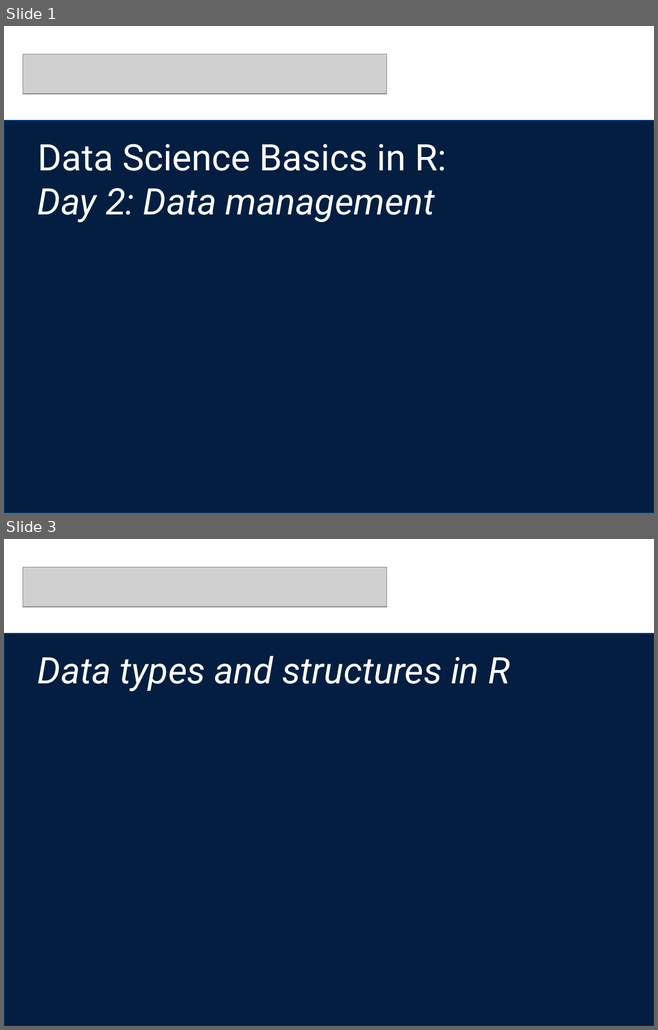
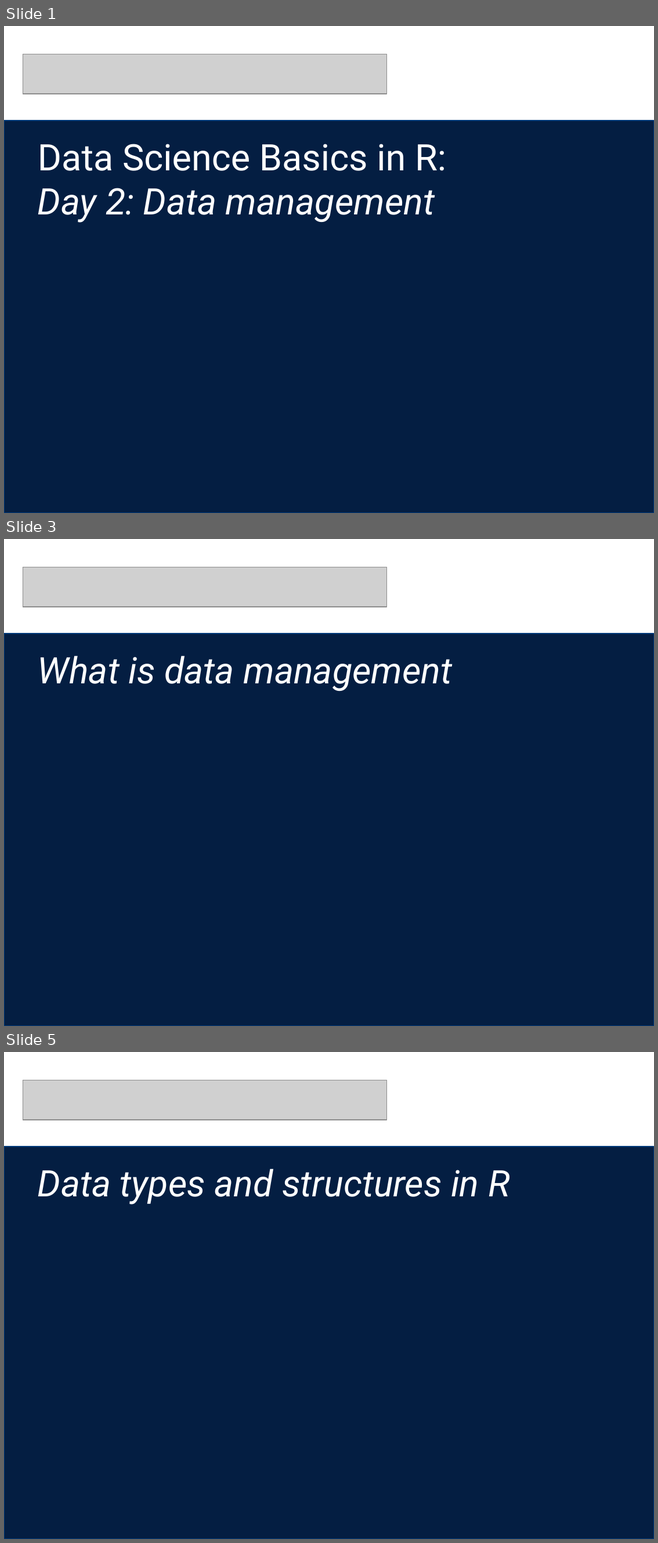
Before and after one commit to seaneff/data-science-basics-2023, a slide deck: day2/R Workshop Day 2 Slides.pptx. Shown one above the other, each under a label of ours: slides 1 and 3 before the commit, slides 1, 3 and 5 after it; the slides between them are not shown. The pictures are 658x1030 and 658x1543 pixels, drawn with LibreOffice and Linux fonts; fonts in the diff are those of the drawing; grey boxes stand for pictures; background and template pictures are left out. Boxes give left, top, right and bottom in pixels: in the first picture for what was removed or moved away, otherwise in the second. Text is boxed around its words. In the diff, an @@ line names an element or a change of style, - is before the commit and + after.

```diff
--- a/day2/R Workshop Day 2 Slides.pptx
+++ b/day2/R Workshop Day 2 Slides.pptx
@@ slide 3 added at [4,539,654,1026], background #FFFFFF; not listed: 2 template elements that a slide beside it also shows @@
@@ picture added at [23,567,387,607] @@
@@ rectangle added at [4,634,654,1026], fill #041E42, outline #003A79 0.75 pt @@
@@ text added at [38,656,452,691], 40.5 pt, text #FFFFFF, italic @@
+What is data management
@@ what was slide 3 is now slide 5 @@
```
Also in this commit, not shown: 1 slide changed, 1 other slide added, 1 other file.
